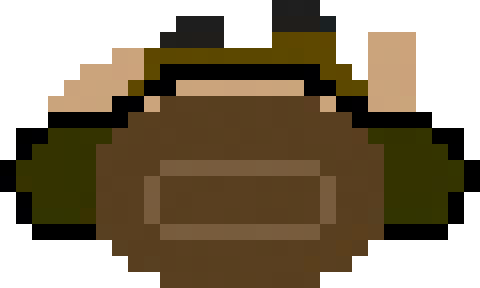
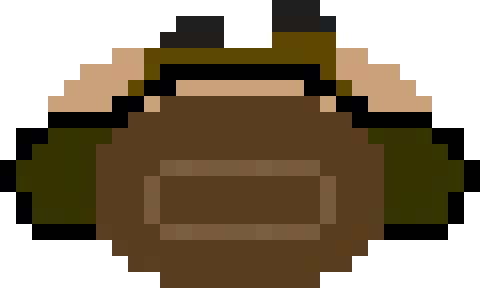
Layers edited between the first and the second 480 x 288 image:
painted on "Layer 1" over (336, 32, 432, 112)
